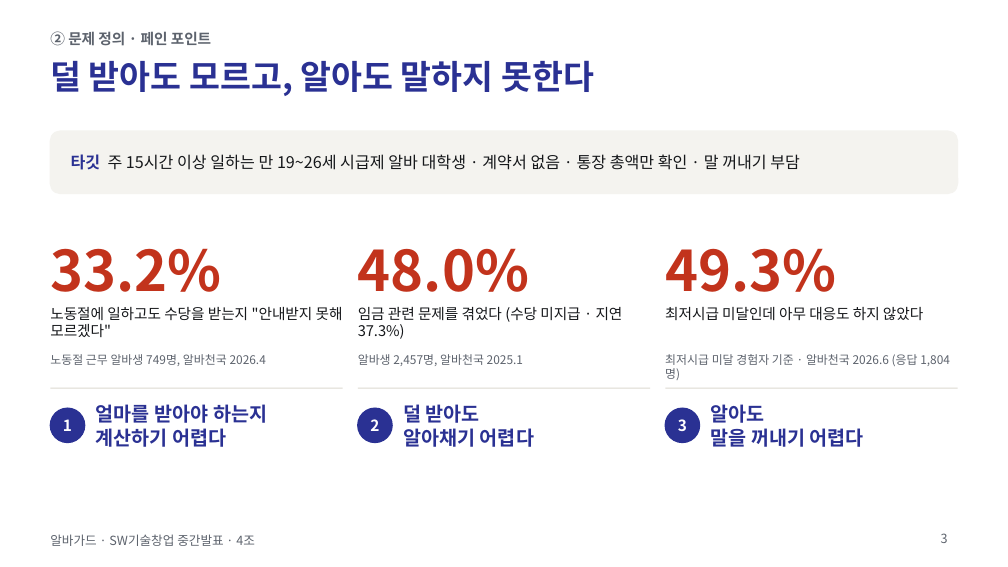
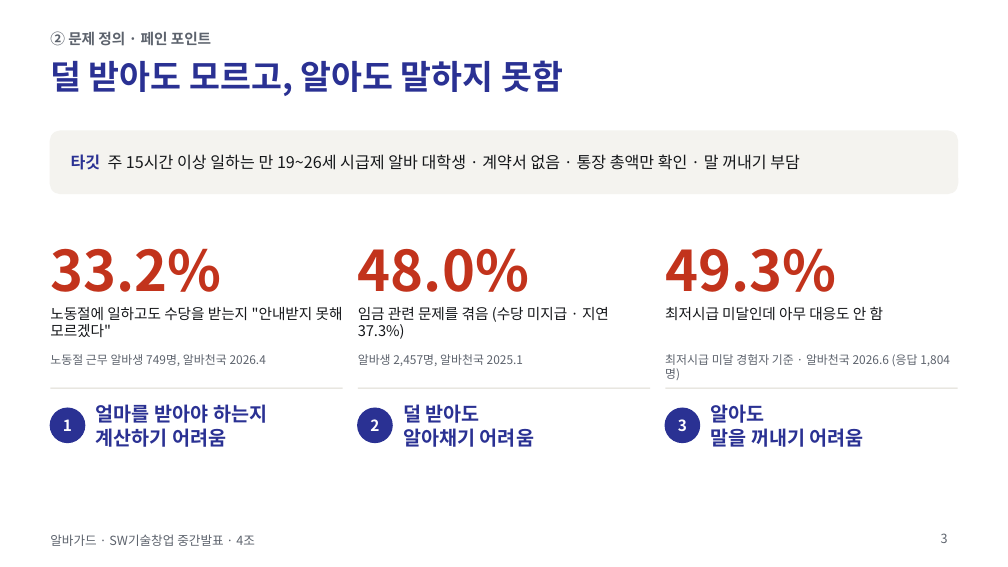
Before and after one commit to jihooni217/albaguard, a slide deck: slide 3 of docs/06_중간발표_PPT.pptx. Drawn at 1008x567 pixels with LibreOffice and Linux fonts; fonts in the diff are those of the drawing. Boxes give left, top, right and bottom in pixels: in the first picture for what was removed or moved away, otherwise in the second. Text is boxed around its words. In the diff, an @@ line names an element or a change of style, - is before the commit and + after.

```diff
--- a/docs/06_중간발표_PPT.pptx
+++ b/docs/06_중간발표_PPT.pptx
@@ title at [50,60,563,96]: text changed @@
-덜 받아도 모르고, 알아도 말하지 못한다
+덜 받아도 모르고, 알아도 말하지 못함
@@ text at [358,307,609,339]: text changed @@
-임금 관련 문제를 겪었다 (수당 미지급 · 지연 37.3%)
+임금 관련 문제를 겪음 (수당 미지급 · 지연 37.3%)
@@ text at [665,306,884,320]: text changed @@
-최저시급 미달인데 아무 대응도 하지 않았다
+최저시급 미달인데 아무 대응도 안 함
@@ text at [96,428,226,447]: text changed @@
-계산하기 어렵다
+계산하기 어려움
@@ text at [403,428,534,447]: text changed @@
-알아채기 어렵다
+알아채기 어려움
@@ text at [711,428,864,447]: text changed @@
-말을 꺼내기 어렵다
+말을 꺼내기 어려움
```
Also in this commit, not shown: 13 other slides changed, 2 other files.
